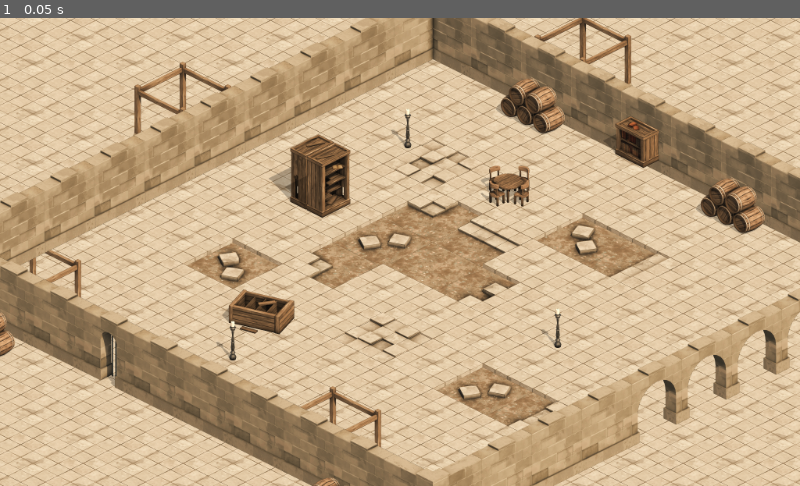
Above: before the commit, frame 1.
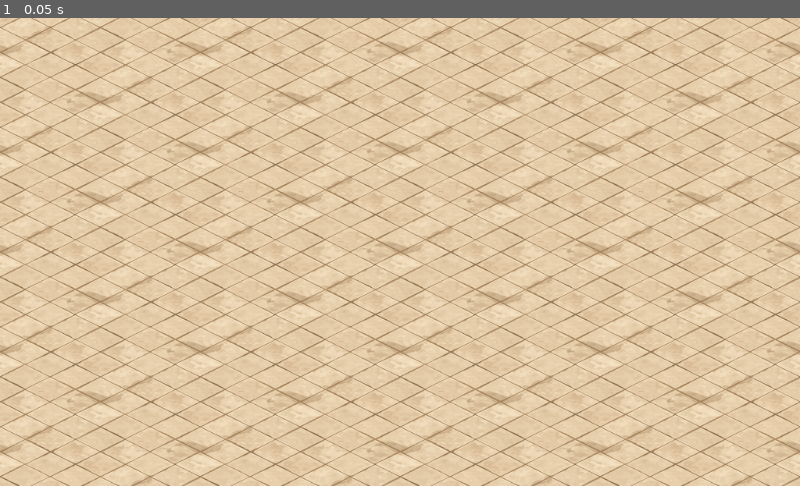
Above: after the commit, the same moment.

Repository: FranJBDev/Combat-Game
Game: Godot game, scene res://Scenes/Main.tscn
The game is run twice, just before and just after one commit, with the same random seed, the same clock (stepped at 60 frames per second) and the same inputs.
Inputs:
- Up to frame 1 (0.05 s): no input

The runs differ from the first frame. In frame 1, 51% of the frame differs, in the area x 0-100%, y 0-100%.

Commit message:
Add: Player animations

Diff:
--- a/Scenes/Main.tscn
+++ b/Scenes/Main.tscn
@@ -49,8 +49,3 @@
 show_collision = true
 format = 1
 tile_data = PoolIntArray( -131049, 30, 0, 131090, 77, 0, 131094, 132, 0, 393234, 11, 0, 393235, 8, 0, 458781, 77, 0, 786454, 20, 0, 917527, 77, 0 )
-
-[node name="Camera2D" type="Camera2D" parent="."]
-position = Vector2( 1068, 1358 )
-current = true
-zoom = Vector2( 2, 2 )
--- /dev/null
+++ b/Scenes/Player.tscn
@@ -0,0 +1,93 @@
+[gd_scene load_steps=7 format=2]
+
+[ext_resource path="res://Assets/Player/skeleton_occultist.png" type="Texture" id=1]
+
+[sub_resource type="Animation" id=1]
+resource_name = "Idle_E"
+length = 0.5
+tracks/0/type = "value"
+tracks/0/path = NodePath("Sprite:frame")
+tracks/0/interp = 1
+tracks/0/loop_wrap = true
+tracks/0/imported = false
+tracks/0/enabled = true
+tracks/0/keys = {
+"times": PoolRealArray( 0, 0.001 ),
+"transitions": PoolRealArray( 1, 1 ),
+"update": 1,
+"values": [ 10, 10 ]
+}
+
+[sub_resource type="Animation" id=5]
+resource_name = "Idle_NW"
+
+[sub_resource type="Animation" id=2]
+resource_name = "Idle_W"
+length = 0.8
+loop = true
+tracks/0/type = "value"
+tracks/0/path = NodePath("Sprite:frame")
+tracks/0/interp = 1
+tracks/0/loop_wrap = true
+tracks/0/imported = false
+tracks/0/enabled = true
+tracks/0/keys = {
+"times": PoolRealArray( 0, 0.2, 0.4, 0.6 ),
+"transitions": PoolRealArray( 1, 1, 1, 1 ),
+"update": 1,
+"values": [ 0, 1, 2, 3 ]
+}
+
+[sub_resource type="Animation" id=3]
+length = 0.001
+tracks/0/type = "value"
+tracks/0/path = NodePath("Sprite:frame")
+tracks/0/interp = 1
+tracks/0/loop_wrap = true
+tracks/0/imported = false
+tracks/0/enabled = true
+tracks/0/keys = {
+"times": PoolRealArray( 0 ),
+"transitions": PoolRealArray( 1 ),
+"update": 0,
+"values": [ 0 ]
+}
+
+[sub_resource type="Animation" id=4]
+resource_name = "Walk_W"
+length = 0.8
+loop = true
+tracks/0/type = "value"
+tracks/0/path = NodePath("Sprite:frame")
+tracks/0/interp = 1
+tracks/0/loop_wrap = true
+tracks/0/imported = false
+tracks/0/enabled = true
+tracks/0/keys = {
+"times": PoolRealArray( 0, 0.1, 0.2, 0.3, 0.4, 0.5, 0.6, 0.7 ),
+"transitions": PoolRealArray( 1, 1, 1, 1, 1, 1, 1, 1 ),
+"update": 1,
+"values": [ 4, 5, 6, 7, 8, 9, 10, 11 ]
+}
+
+[node name="Player" type="KinematicBody2D"]
+
+[node name="Sprite" type="Sprite" parent="."]
+texture = ExtResource( 1 )
+hframes = 28
+vframes = 8
+
+[node name="CollisionPolygon2D" type="CollisionPolygon2D" parent="."]
+position = Vector2( 3.5, 23 )
+scale = Vector2( 1.35, 1 )
+polygon = PoolVector2Array( -19.6296, 4, -12.963, -2, -3.33333, -6, 6.2963, -3, 12.2222, 2, 7.03704, 12, -3.33333, 15, -15.9259, 11 )
+
+[node name="Camera2D" type="Camera2D" parent="."]
+current = true
+
+[node name="AnimationPlayer" type="AnimationPlayer" parent="."]
+anims/Idle_E = SubResource( 1 )
+anims/Idle_NW = SubResource( 5 )
+anims/Idle_W = SubResource( 2 )
+anims/RESET = SubResource( 3 )
+anims/Walk_W = SubResource( 4 )
--- a/project.godot
+++ b/project.godot
@@ -18,6 +18,14 @@
 
 common/drop_mouse_on_gui_input_disabled=true
 
+[input]
+
+Click={
+"deadzone": 0.5,
+"events": [ Object(InputEventMouseButton,"resource_local_to_scene":false,"resource_name":"","device":0,"alt":false,"shift":false,"control":false,"meta":false,"command":false,"button_mask":0,"position":Vector2( 0, 0 ),"global_position":Vector2( 0, 0 ),"factor":1.0,"button_index":1,"pressed":false,"doubleclick":false,"script":null)
+ ]
+}
+
 [physics]
 
 common/enable_pause_aware_picking=true
Binary file added: Assets/Player/skeleton_occultist.png
Not shown, added: Assets/Player/skeleton_occultist.png.import
Binary file changed: icon.png
Not shown, added: Assets/Player/animation data
Not shown, changed: README.md
